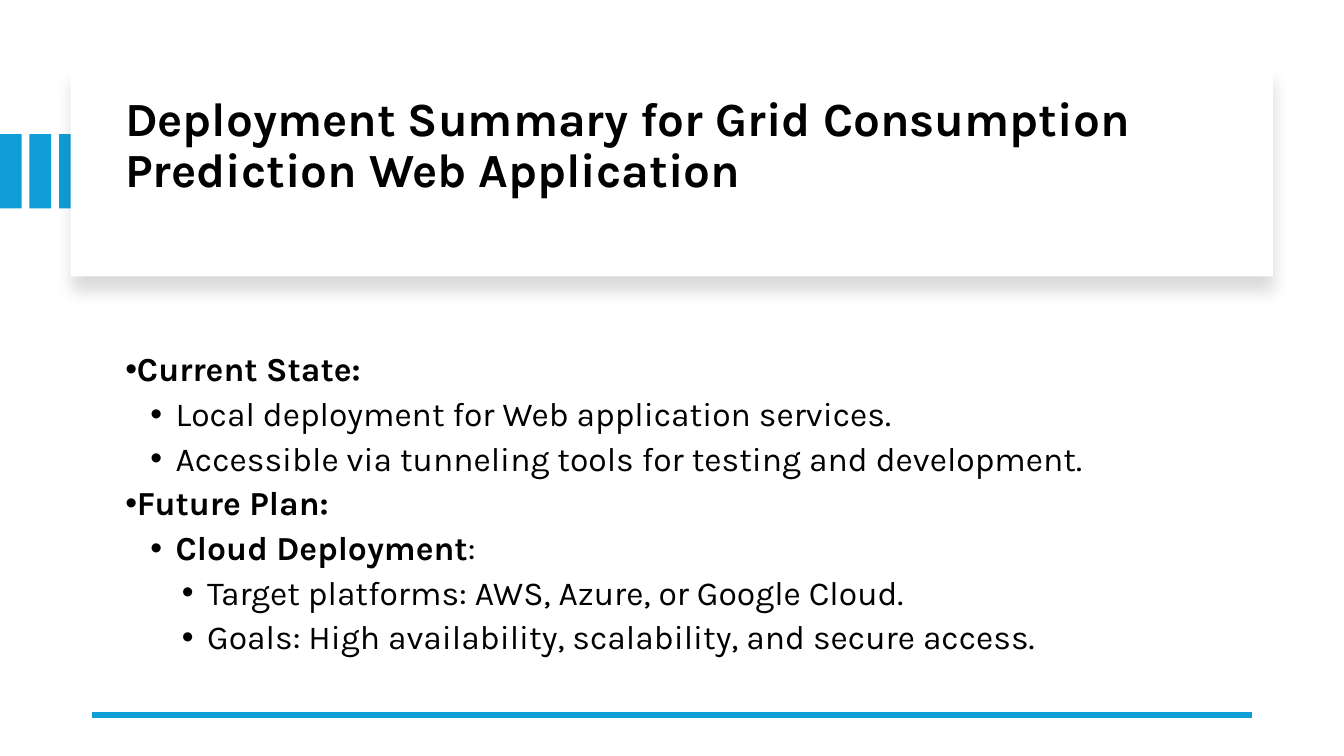
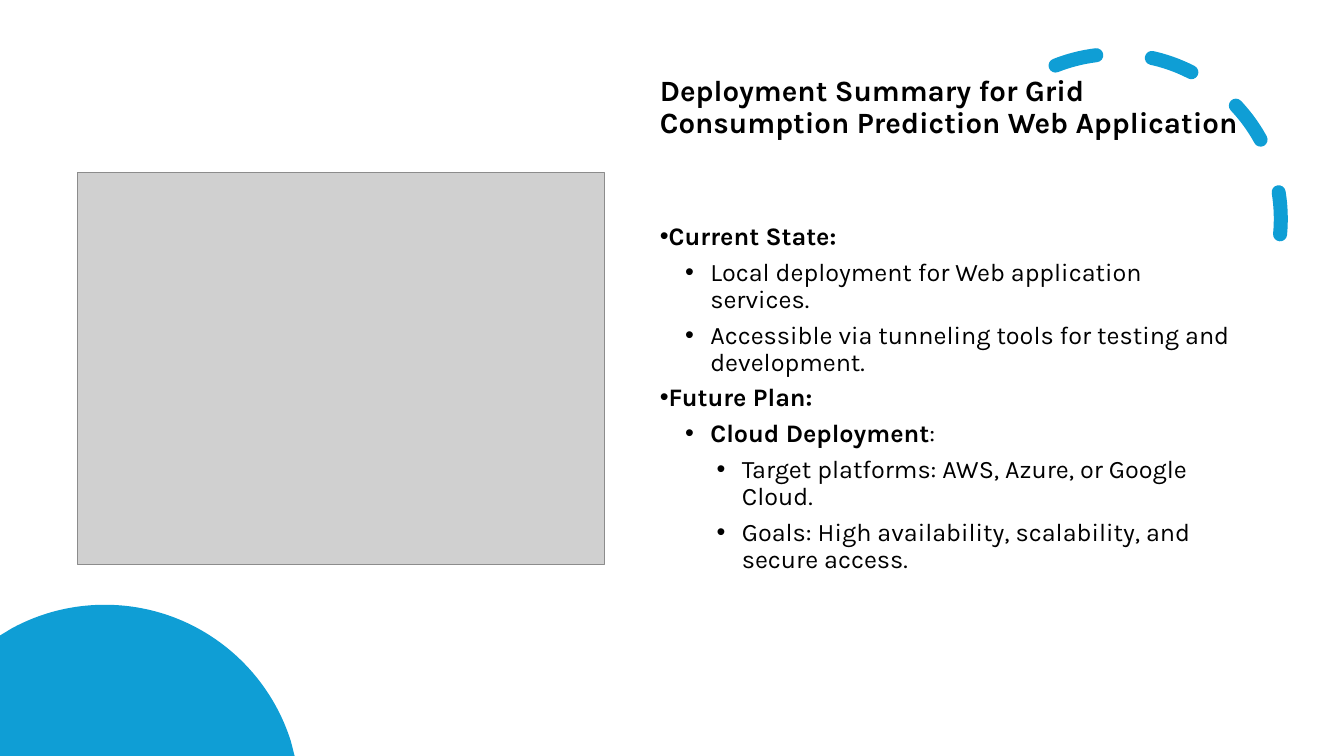
Before and after one commit to cksinghnet/Weather-Based-Grid-Optimization, a slide deck: slide 18 of DataEnggFinalProjectPPT.pptx (slide 19 before the commit). Drawn at 1344x756 pixels with LibreOffice and Linux fonts; fonts in the diff are those of the drawing; grey boxes stand for pictures. Boxes give left, top, right and bottom in pixels: in the first picture for what was removed or moved away, otherwise in the second. Text is boxed around its words. In the diff, an @@ line names an element or a change of style, - is before the commit and + after.

Commit message:
ppt update

```diff
--- a/DataEnggFinalProjectPPT.pptx
+++ b/DataEnggFinalProjectPPT.pptx
@@ arc (boxed as its full ellipse) added at [899, 2, 1334, 437], outline #0F9ED5 10 pt dashed @@
@@ text "Deployment Summary for Grid Consumption ...": place and size @@
-text "Deployment Summary for Grid Consumption ..." at [125, 102, 1129, 198]
+text "Deployment Summary for Grid Consumption ..." at [660, 80, 1238, 140]
@@ text "Deployment Summary for Grid Consumption ..." at [660, 80, 1238, 140]: size 34 to 21 pt @@
@@ rectangle removed at [71, 68, 1273, 276] @@
@@ rectangle removed at [0, 134, 21, 209] @@
@@ rectangle removed at [29, 134, 50, 209] @@
@@ rectangle removed at [59, 134, 81, 209] @@
@@ picture added at [78, 172, 604, 565] @@
@@ text "Current State:": place and size @@
-text "Current State:" at [137, 358, 1082, 658]
+text "Current State:" at [669, 228, 1229, 569]
@@ text "Current State:" at [669, 228, 1229, 569]: size 24 to 18 pt; vertical alignment middle to top @@
@@ freeform shape added at [0, 605, 294, 756], fill #0F9ED5 @@
@@ line removed from (1252, 715) to (93, 715) @@
```
Also in this commit, not shown: 3 slides removed.
